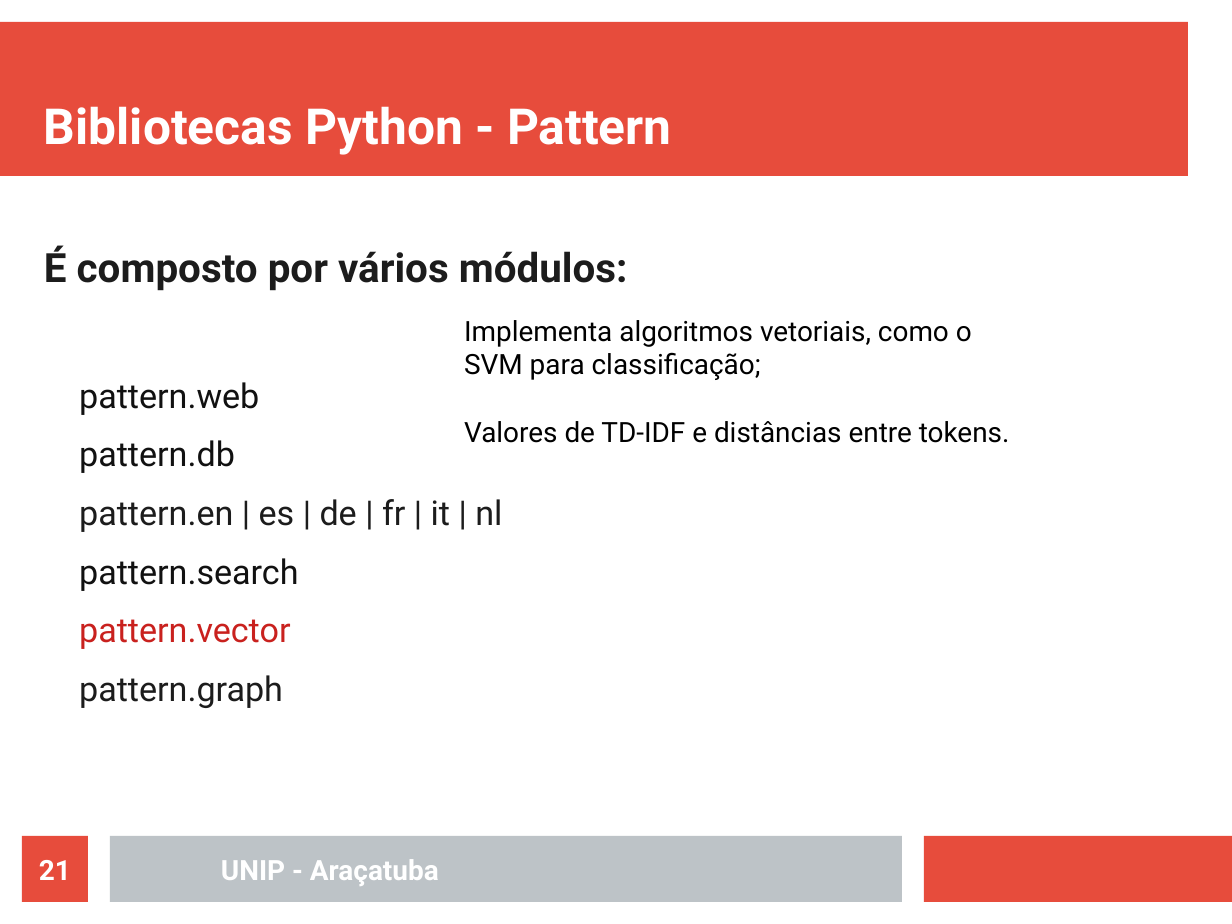
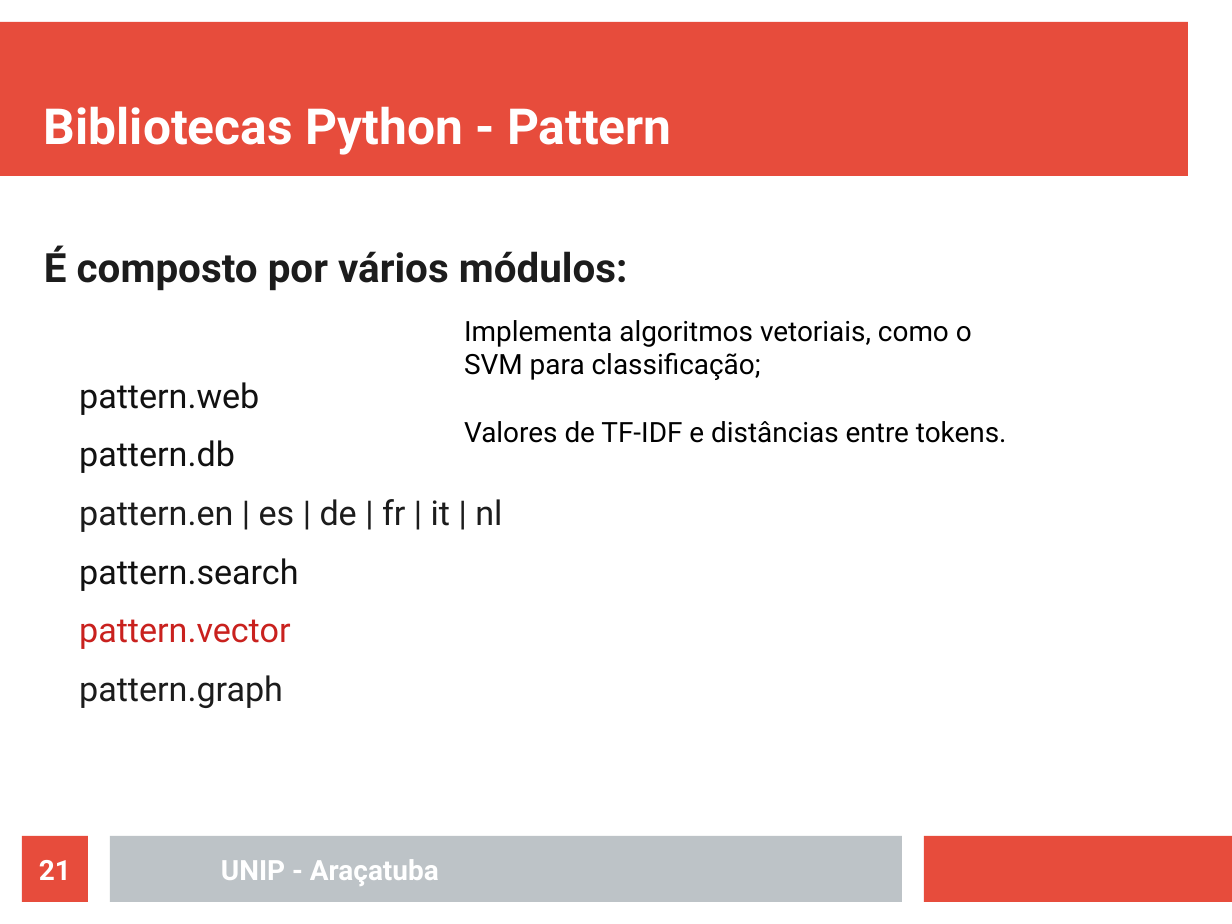
Before and after one commit to rafaelstojoao/pos-unip, a slide deck: slide 21 of [2020][modulo][Processamento_Linguagem_Natural]/[aula]04[bibliotecas].odp. Drawn at 1232x924 pixels with LibreOffice and Linux fonts; fonts in the diff are those of the drawing. Boxes give left, top, right and bottom in pixels: in the first picture for what was removed or moved away, otherwise in the second. Text is boxed around its words. In the diff, an @@ line names an element or a change of style, - is before the commit and + after.

```diff
--- a/[2020][modulo][Processamento_Linguagem_Natural]/[aula]04[bibliotecas].odp
+++ b/[2020][modulo][Processamento_Linguagem_Natural]/[aula]04[bibliotecas].odp
@@ text at (464,421,1007,443): text changed @@
-Valores de TD-IDF e distâncias entre tokens.
+Valores de TF-IDF e distâncias entre tokens.
```
Also in this commit, not shown: 2 other slides changed, 9 other files.
